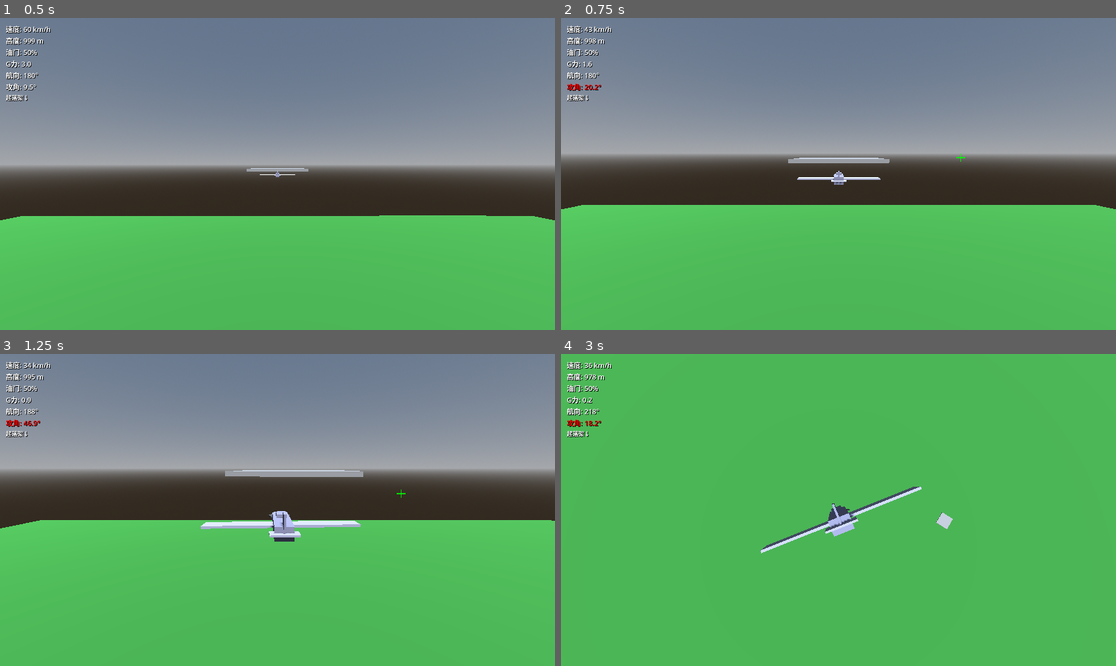
Above: before the commit, frames 1-4 (two rows, left to right).
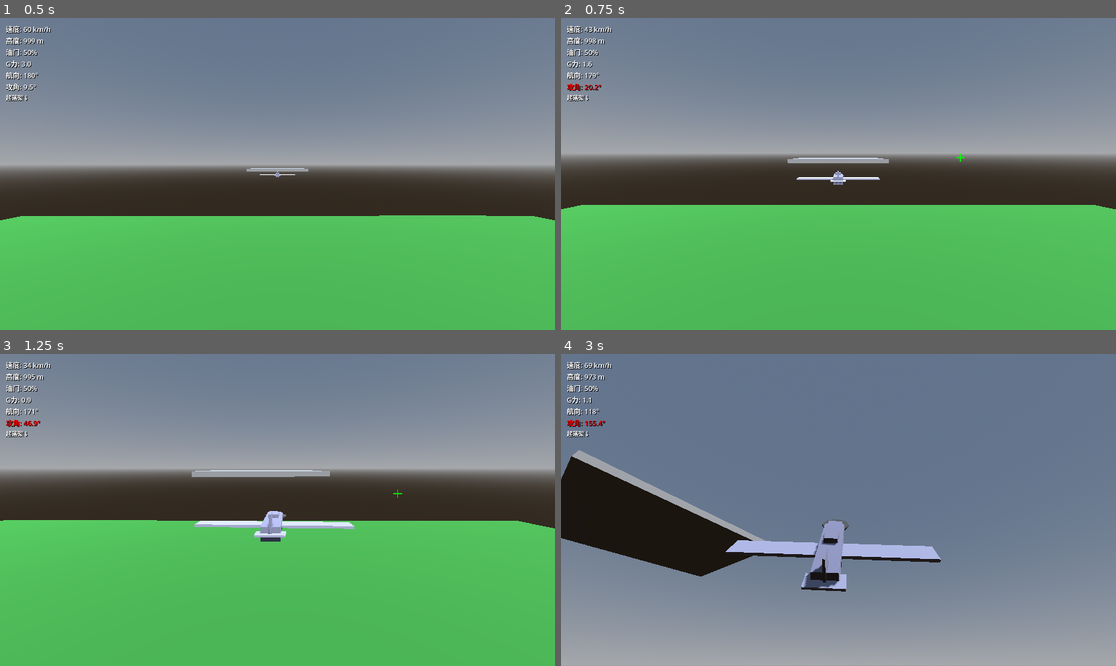
Above: after the commit, the same moments.

Repository: zaixia108/godot-flight-simulator
Game: Godot game, scene res://scenes/world/test_world.tscn
Same seed, same stepped clock (60 frames per second), same inputs: the game is played once before the commit and once after it.
Inputs (mouse positions are in pixels of both pictures, inside the frame that each line leads up to):
- Up to frame 1 (0.5 s): no input
- Up to frame 2 (0.75 s): move the mouse to (960, 158) at 0.52 s; hold E (yaw_right) from 0.53 s (still down); hold Right mouse button (mouse_aim) from 0.53 s (still down)
- Up to frame 3 (1.25 s): keep holding E (yaw_right); keep holding Right mouse button (mouse_aim); tap F (toggle_flaps) at 0.77, 1.07 s
- Up to frame 4 (3 s): move the mouse to (727, 525) at 1.27 s; release E (yaw_right) at 1.28 s; release Right mouse button (mouse_aim) at 1.28 s; hold S (pitch_down) 1.28-2.03 s; tap G (toggle_gear) at 1.35, 2.85 s; tap F (toggle_flaps) at 1.52, 1.82 s; move the mouse to (894, 441) at 2.02 s; hold E (yaw_right) 2.03-2.78 s; hold Right mouse button (mouse_aim) 2.03-2.78 s; move the mouse to (810, 572) at 2.77 s; hold W (pitch_up) from 2.78 s (still down)

Frame 1 is identical in both runs. In frame 2, less than 0.1% of the frame differs, in the area x 0-100%, y 17-62%; in frame 3, 1.4%; in frame 4, 100%, in the area x 0-100%, y 0-100%.

Commit message:
Fix pitch and yaw control directions to match camera perspective
Co-authored-by: zaixia108 <58163333+zaixia108@users.noreply.github.com>

Diff:
--- a/scripts/aircraft/flight_controls.gd
+++ b/scripts/aircraft/flight_controls.gd
@@ -26,11 +26,12 @@
 ## 处理键盘输入
 func process_input(delta: float) -> void:
 	# 俯仰控制 (升降舵)
+	# 注意：需要反转方向，W键应该使机头向上（负向旋转）
 	var pitch_input = 0.0
 	if Input.is_action_pressed("pitch_up"):
-		pitch_input += 1.0
+		pitch_input -= 1.0  # W键 - 机头向上（负向旋转）
 	if Input.is_action_pressed("pitch_down"):
-		pitch_input -= 1.0
+		pitch_input += 1.0  # S键 - 机头向下（正向旋转）
 	elevator = lerp(elevator, pitch_input, input_smoothing)
 
 	# 滚转控制 (副翼)
@@ -42,11 +43,12 @@
 	aileron = lerp(aileron, roll_input, input_smoothing)
 
 	# 偏航控制 (方向舵)
+	# 注意：需要反转方向，Q键应该使机头向左偏航（负向旋转）
 	var yaw_input = 0.0
 	if Input.is_action_pressed("yaw_left"):
-		yaw_input -= 1.0
+		yaw_input += 1.0  # Q键 - 机头向左（正向旋转，因为Y轴向上）
 	if Input.is_action_pressed("yaw_right"):
-		yaw_input += 1.0
+		yaw_input -= 1.0  # E键 - 机头向右（负向旋转）
 	rudder = lerp(rudder, yaw_input, input_smoothing)
 
 	# 油门控制
